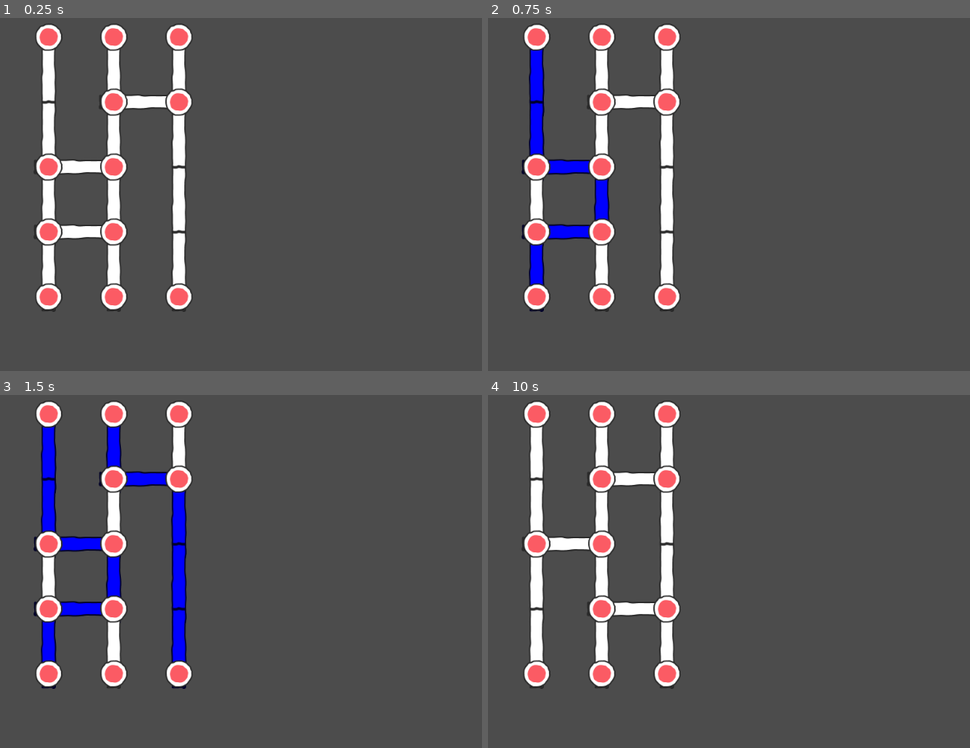
Above: before the commit, frames 1-4 (two rows, left to right).
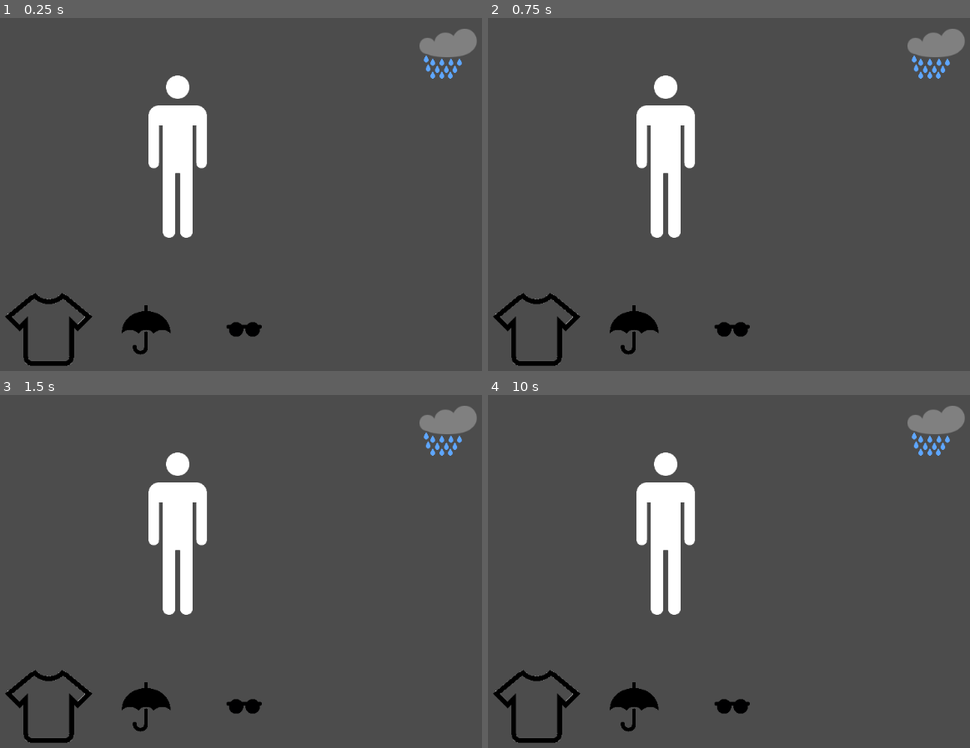
Above: after the commit, the same moments.

Repository: JoelCoyos/IngenieriaVideojuegos
Game: Godot game, scene res://Game.tscn
The game is run twice, just before and just after one commit, with the same random seed, the same clock (stepped at 60 frames per second) and the same inputs.
Inputs (mouse positions are in pixels of both pictures, inside the frame that each line leads up to):
- Up to frame 1 (0.25 s): no input
- Up to frame 2 (0.75 s): tap Enter at 0.5 s; move the mouse to (536, 35) at 0.52 s; press the mouse at (536, 35) at 0.53 s
- Up to frame 3 (1.5 s): tap Space at 1.25 s; move the mouse to (115, 412) at 1.27 s; release the mouse at (115, 412) at 1.28 s; click (115, 412) at 1.35 s
- Up to frame 4 (10 s): tap Enter at 2, 3.5 s; move the mouse to (666, 412) at 2.02 s; press the mouse at (666, 412) at 2.03 s; tap Space at 2.75, 4.25 s; move the mouse to (536, 673) at 2.77 s; release the mouse at (536, 673) at 2.78 s; click (536, 673) at 2.85 s; move the mouse to (603, 673) at 3.52 s; press the mouse at (603, 673) at 3.53 s; move the mouse to (666, 673) at 4.27 s; release the mouse at (666, 673) at 4.28 s; click (666, 673) at 4.35 s; move the mouse to (666, 479) at 5.02 s; press the mouse at (666, 479) at 5.03 s; move the mouse to (603, 479) at 5.77 s; release the mouse at (603, 479) at 5.78 s; click (603, 479) at 5.85 s; move the mouse to (603, 543) at 6.52 s; press the mouse at (603, 543) at 6.53 s; move the mouse to (536, 543) at 7.27 s; release the mouse at (536, 543) at 7.28 s; click (536, 543) at 7.35 s; move the mouse to (536, 610) at 8.02 s; press the mouse at (536, 610) at 8.03 s; move the mouse to (603, 610) at 8.77 s; release the mouse at (603, 610) at 8.78 s; click (603, 610) at 8.85 s; move the mouse to (873, 635) at 9.52 s; press the mouse at (873, 635) at 9.53 s

The runs differ from the first frame. In frame 1, 13% of the frame differs, in the area x 1-99%, y 1-99%; in frame 2, 13%; in frame 3, 14%; in frame 4, 13%.

Commit message:
decorator minijuego base hecha

Diff:
--- a/LevelSelection.gd
+++ b/LevelSelection.gd
@@ -1,7 +1,7 @@
 extends Node2D
 
 
-var levels = ["Iterator"]
+var levels = ["Decorator"]
 
 # Called when the node enters the scene tree for the first time.
 func _ready():
--- /dev/null
+++ b/Minigames/Decorator/BodyPart.gd
@@ -0,0 +1,16 @@
+extends Node
+
+
+# Declare member variables here. Examples:
+# var a = 2
+# var b = "text"
+
+
+# Called when the node enters the scene tree for the first time.
+func _ready():
+	pass # Replace with function body.
+
+
+# Called every frame. 'delta' is the elapsed time since the previous frame.
+#func _process(delta):
+#	pass
--- /dev/null
+++ b/Minigames/Decorator/Clothes/Clothe.gd
@@ -0,0 +1,27 @@
+extends Area2D
+
+signal putClothe(clothe,bodyPart)
+
+var can_grab = false
+var grabbed_offset = Vector2()
+var currentBodyPart
+var hasGrabbed=false
+var clothe
+
+func _input_event(viewport, event, shape_idx):
+	if event is InputEventMouseButton:
+		can_grab = event.pressed
+		grabbed_offset = position - get_global_mouse_position()
+
+func _process(delta):
+	if Input.is_action_pressed("game_select") and can_grab:
+		position = get_global_mouse_position() + grabbed_offset
+		hasGrabbed=true
+	if (Input.is_action_just_released("game_select") and hasGrabbed):
+		can_grab = false
+		emit_signal("putClothe",clothe,currentBodyPart)
+
+func _on_shirt_area_entered(other):
+	var node = other as Node2D
+	currentBodyPart = node.get_groups()[0]
+	pass # Replace with function body.
--- /dev/null
+++ b/Minigames/Decorator/Clothes/shirt.tscn
@@ -0,0 +1,20 @@
+[gd_scene load_steps=4 format=2]
+
+[ext_resource path="res://Minigames/Decorator/shirt.png" type="Texture" id=1]
+[ext_resource path="res://Minigames/Decorator/Clothes/Clothe.gd" type="Script" id=2]
+
+[sub_resource type="RectangleShape2D" id=1]
+extents = Vector2( 18, 17.5 )
+
+[node name="shirt" type="Area2D"]
+script = ExtResource( 2 )
+
+[node name="Sprite" type="Sprite" parent="."]
+scale = Vector2( 0.136919, 0.136919 )
+texture = ExtResource( 1 )
+
+[node name="CollisionShape2D" type="CollisionShape2D" parent="."]
+position = Vector2( -2, -3.5 )
+shape = SubResource( 1 )
+
+[connection signal="area_entered" from="." to="." method="_on_shirt_area_entered"]
--- /dev/null
+++ b/Minigames/Decorator/Clothes/sunglasses.tscn
@@ -0,0 +1,20 @@
+[gd_scene load_steps=4 format=2]
+
+[ext_resource path="res://Minigames/Decorator/sunglasses.png" type="Texture" id=1]
+[ext_resource path="res://Minigames/Decorator/Clothes/Clothe.gd" type="Script" id=2]
+
+[sub_resource type="RectangleShape2D" id=1]
+extents = Vector2( 18, 17.5 )
+
+[node name="sunglasses" type="Area2D"]
+script = ExtResource( 2 )
+
+[node name="Sprite" type="Sprite" parent="."]
+scale = Vector2( 0.136919, 0.136919 )
+texture = ExtResource( 1 )
+
+[node name="CollisionShape2D" type="CollisionShape2D" parent="."]
+position = Vector2( -2, -3.5 )
+shape = SubResource( 1 )
+
+[connection signal="area_entered" from="." to="." method="_on_shirt_area_entered"]
--- /dev/null
+++ b/Minigames/Decorator/Clothes/umbrella.tscn
@@ -0,0 +1,21 @@
+[gd_scene load_steps=4 format=2]
+
+[ext_resource path="res://Minigames/Decorator/umbrella.png" type="Texture" id=1]
+[ext_resource path="res://Minigames/Decorator/Clothes/Clothe.gd" type="Script" id=2]
+
+[sub_resource type="RectangleShape2D" id=1]
+extents = Vector2( 18, 17.5 )
+
+[node name="shirt" type="Area2D"]
+script = ExtResource( 2 )
+
+[node name="Sprite" type="Sprite" parent="."]
+position = Vector2( -0.499996, 0.507072 )
+scale = Vector2( 0.0482315, 0.0482315 )
+texture = ExtResource( 1 )
+
+[node name="CollisionShape2D" type="CollisionShape2D" parent="."]
+position = Vector2( -2, -3.5 )
+shape = SubResource( 1 )
+
+[connection signal="area_entered" from="." to="." method="_on_shirt_area_entered"]
--- /dev/null
+++ b/Minigames/Decorator/Decorator.gd
@@ -0,0 +1,62 @@
+extends Minigame
+
+var t
+var rng
+
+var clothesDic = {}
+var weather = ["sunny","rain"]
+var clothes = ["shirt","sunglasses","umbrella"]
+
+var currentWeather
+
+func _init():
+	pass
+
+func _ready():
+	t = Timer.new()
+	self.add_child(t)
+	clothesDic["sunglasses"] = ["head","sunny"]
+	clothesDic["shirt"] = ["body","sunny"]
+	clothesDic["umbrella"] = ["body","rain"]
+	pass
+
+func _process(delta):
+	pass
+
+func StartMinigame():
+	print("Starting minigame")
+	rng = RandomNumberGenerator.new()
+	rng.randomize()
+	t.set_wait_time(10)
+	t.start()
+	SetWeather()
+	AddSelectionClothes()
+	yield(t, "timeout")
+	print("Minigame ended")
+	emit_signal("minigame_ended")
+	pass
+
+func SetWeather():
+	currentWeather = weather[rng.randi_range(0,weather.size())-1]
+	var weatherSprite = load("res://Minigames/Decorator/"+currentWeather+".png")
+	$Weather.texture = weatherSprite
+	pass
+
+func AddSelectionClothes():
+	var clothesShuffle = clothes.shuffle()
+	for i in range(clothes.size()):
+		var clotheScene = load("res://Minigames/Decorator/Clothes/"+clothes[i]+".tscn")
+		var clothe = clotheScene.instance()
+		clothe.position.x = 300 + 150*i
+		clothe.position.y = 500
+		clothe.clothe = clothes[i]
+		clothe.connect("putClothe",self,"HasSelectedClothe")
+		add_child(clothe)
+	pass
+
+func HasSelectedClothe(clothe,bodyPart):
+	if(clothesDic[clothe][0] ==bodyPart and clothesDic[clothe][1] == currentWeather):
+		print("bien")
+	else:
+		print("mal")
+	pass
--- /dev/null
+++ b/Minigames/Decorator/Decorator.tscn
@@ -0,0 +1,46 @@
+[gd_scene load_steps=7 format=2]
+
+[ext_resource path="res://Minigames/Decorator/sunny.png" type="Texture" id=1]
+[ext_resource path="res://Minigames/Decorator/Decorator.gd" type="Script" id=2]
+[ext_resource path="res://Minigames/Decorator/man.png" type="Texture" id=4]
+
+[sub_resource type="RectangleShape2D" id=1]
+extents = Vector2( 117.76, 69.12 )
+
+[sub_resource type="RectangleShape2D" id=2]
+extents = Vector2( 116.48, 124.16 )
+
+[sub_resource type="RectangleShape2D" id=3]
+extents = Vector2( 115.2, 135.68 )
+
+[node name="Decorator" type="Node2D"]
+script = ExtResource( 2 )
+
+[node name="Weather" type="Sprite" parent="."]
+position = Vector2( 912, 72 )
+texture = ExtResource( 1 )
+
+[node name="Man" type="Node2D" parent="."]
+position = Vector2( 498, 234 )
+scale = Vector2( 0.390625, 0.390625 )
+
+[node name="ManSprite" type="Sprite" parent="Man"]
+texture = ExtResource( 4 )
+
+[node name="HeadArea" type="Area2D" parent="Man" groups=["head"]]
+
+[node name="CollisionShape2D" type="CollisionShape2D" parent="Man/HeadArea"]
+position = Vector2( -2.55994, -273.92 )
+shape = SubResource( 1 )
+
+[node name="Body Area" type="Area2D" parent="Man" groups=["body"]]
+
+[node name="CollisionShape2D" type="CollisionShape2D" parent="Man/Body Area"]
+position = Vector2( -1.27991, -78.08 )
+shape = SubResource( 2 )
+
+[node name="LegsArea" type="Area2D" parent="Man" groups=["legs"]]
+
+[node name="CollisionShape2D" type="CollisionShape2D" parent="Man/LegsArea"]
+position = Vector2( -2.55981, 181.76 )
+shape = SubResource( 3 )
Binary file added: Minigames/Decorator/blue_panel.png
Not shown, added: Minigames/Decorator/blue_panel.png.import
Binary file added: Minigames/Decorator/cloudyWeather.png
Not shown, added: Minigames/Decorator/cloudyWeather.png.import
Binary file added: Minigames/Decorator/man.png
Not shown, added: Minigames/Decorator/man.png.import
Binary file added: Minigames/Decorator/rain.png
Not shown, added: Minigames/Decorator/rain.png.import
Binary file added: Minigames/Decorator/shirt.png
Not shown, added: Minigames/Decorator/shirt.png.import
Binary file added: Minigames/Decorator/sunglasses.png
Not shown, added: Minigames/Decorator/sunglasses.png.import
(and 4 more such lines)
